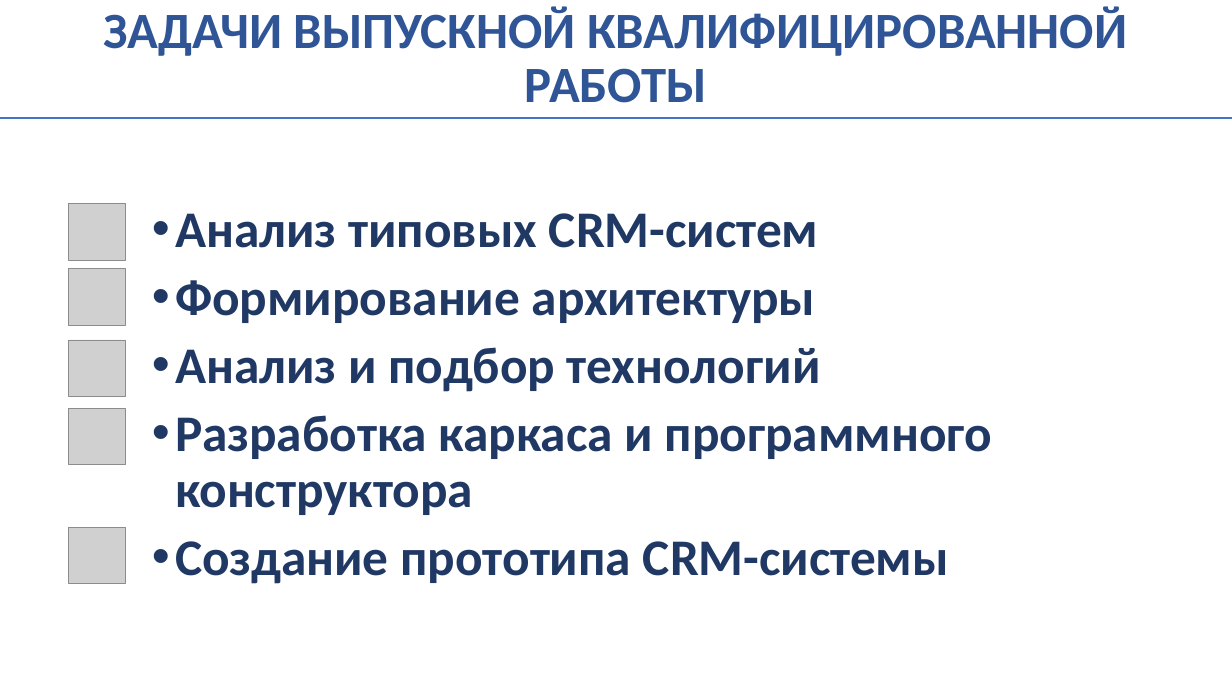
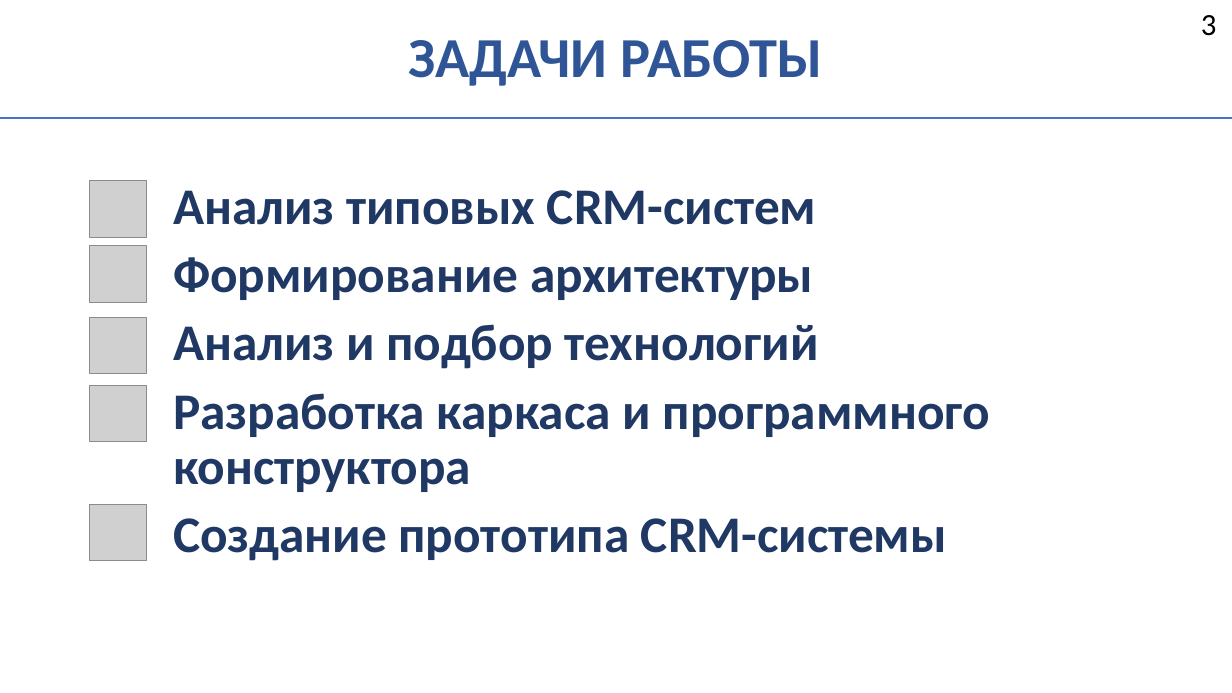
Before and after one commit to LeOneMoe/auto-credit, a slide deck: slide 3 of docs/Presentation.pptx. Drawn at 1232x693 pixels with LibreOffice and Linux fonts; fonts in the diff are those of the drawing; grey boxes stand for pictures. Boxes give left, top, right and bottom in pixels: in the first picture for what was removed or moved away, otherwise in the second. Text is boxed around its words. In the diff, an @@ line names an element or a change of style, - is before the commit and + after.

```diff
--- a/docs/Presentation.pptx
+++ b/docs/Presentation.pptx
@@ text added at bbox=[1201, 15, 1217, 36], 24 pt, text #000000 @@
+3
@@ title at bbox=[409, 40, 823, 86]: text changed; size 39.6 to 44 pt @@
-ЗАДАЧИ ВЫПУСКНОЙ КВАЛИФИЦИРОВАННОЙ РАБОТЫ
+ЗАДАЧИ РАБОТЫ
@@ text "Анализ типовых CRM-систем": place and size @@
-text "Анализ типовых CRM-систем" at bbox=[175, 213, 992, 584]
+text "Анализ типовых CRM-систем" at bbox=[173, 190, 990, 561]
@@ text "Анализ типовых CRM-систем" at bbox=[173, 190, 990, 561]: bullet • to none @@
@@ 5 pictures: place and size @@
-5 pictures at bbox=[68, 204, 125, 584]
+5 pictures at bbox=[90, 181, 146, 561]
```
Also in this commit, not shown: 15 other slides changed, 2 slides added, 1 slide removed, 1 other file.
